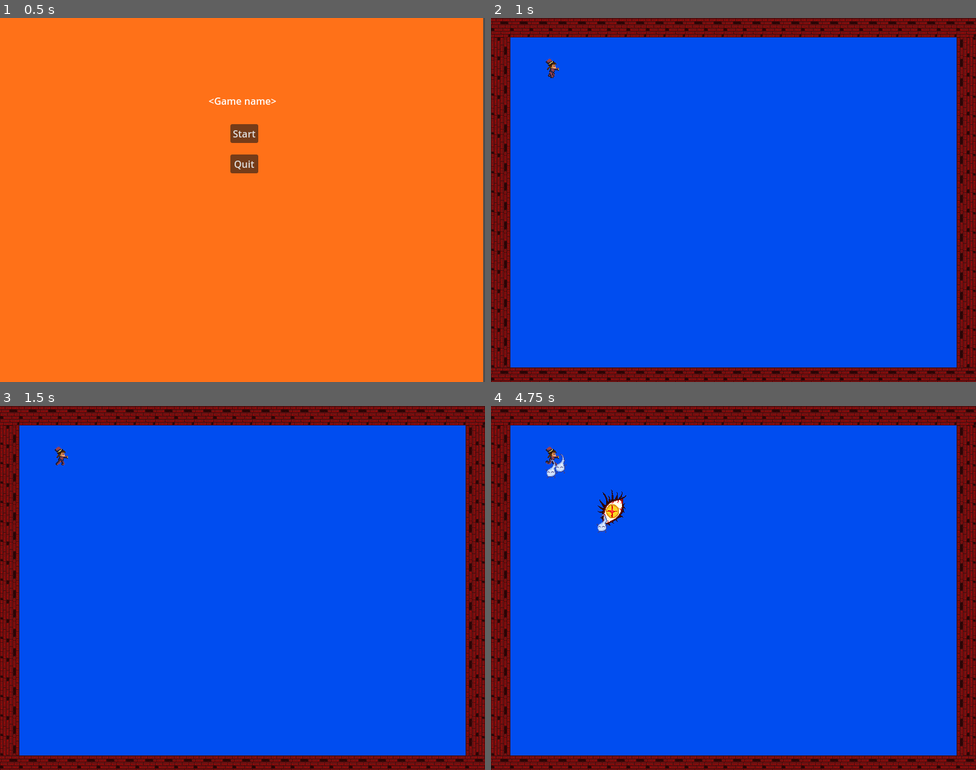
Above: before the commit, frames 1-4 (two rows, left to right).
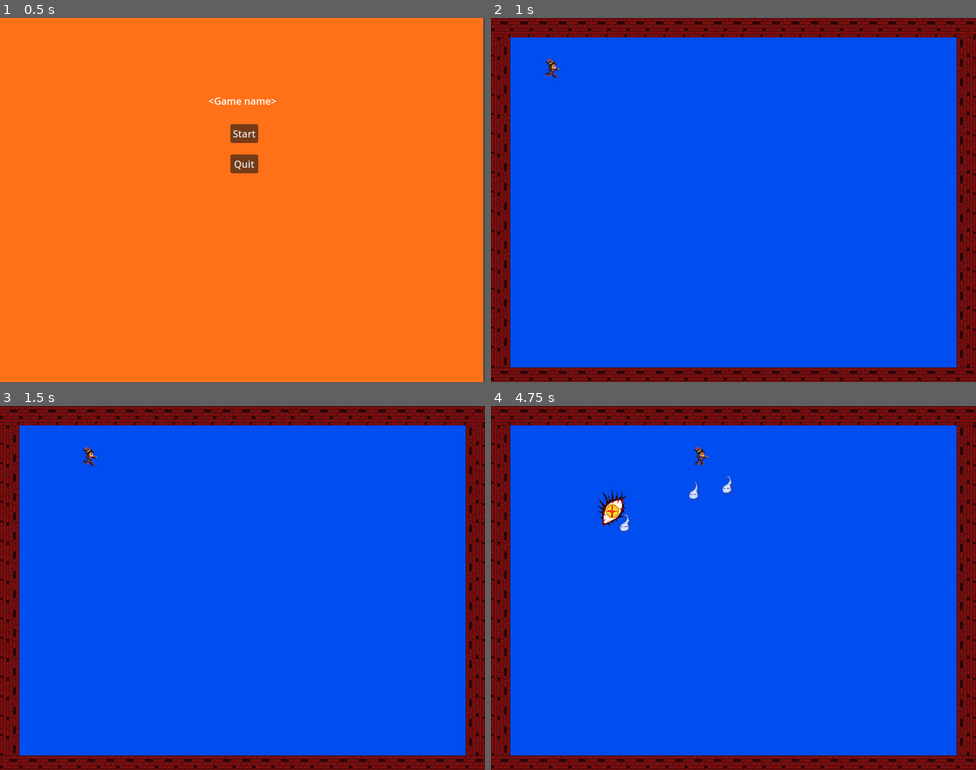
Above: after the commit, the same moments.

Repository: Atron1792/LimboLTD_CalgaryHacks2024
Game: Godot game, scene res://scenes/Menus/Main_menu.tscn
Two runs of this game, one before a commit and one after it. Both use one fixed random seed, a clock stepped at 60 frames per second and the inputs below. The engine's default icon, where the game draws it, is replaced by a stand-in: a white triangle on a blue panel in a dark square.
Inputs:
- Up to frame 1 (0.5 s): no input
- Up to frame 2 (1 s): click "Start" at 0.5 s
- Up to frame 3 (1.5 s): tap Enter (ui_accept) at 1.25 s; hold Right (ui_right) from 1.28 s (still down); hold Enter (ui_accept) from 1.28 s (still down)
- Up to frame 4 (4.75 s): release Right (ui_right) at 2.03 s; release Enter (ui_accept) at 2.03 s; hold Down (ui_down) 2.03-2.78 s; tap Enter (ui_accept) at 2.1, 2.27, 2.57, 3.6, 3.77, 4.07 s; hold Right (ui_right) 2.78-3.53 s; hold Enter (ui_accept) 2.78-3.53 s; hold Up (ui_up) 3.53-4.28 s; hold Left (ui_left) from 4.28 s (still down); hold Enter (ui_accept) from 4.28 s (still down)

Frame 1 is identical in both runs. In frame 2, less than 0.1% of the frame differs, in the area x 11-14%, y 11-17%; in frame 3, 0.1%; in frame 4, 0.5%, in the area x 11-50%, y 11-35%.
Error before the commit: Parse Error: Expected indented block after function declaration. (res://scripts/Player.gd:35)

Commit message:
animation

Diff:
--- a/Player/bullet.tscn
+++ b/Player/bullet.tscn
@@ -1,7 +1,12 @@
 [gd_scene format=3 uid="uid://bol4jt8c4qj75"]
 
 [node name="Bullet" type="RigidBody2D"]
-
-[node name="CollisionShape2D" type="CollisionShape2D" parent="."]
+collision_layer = 8
+collision_mask = 0
+gravity_scale = 0.0
 
 [node name="Sprite2D" type="Sprite2D" parent="."]
+
+[node name="Area2D" type="Area2D" parent="."]
+
+[node name="CollisionShape2D" type="CollisionShape2D" parent="Area2D"]
--- a/Player/player.tscn
+++ b/Player/player.tscn
@@ -6,6 +6,18 @@
 
 [sub_resource type="RectangleShape2D" id="RectangleShape2D_nw41x"]
 size = Vector2(13.3333, 30)
+
+[sub_resource type="AtlasTexture" id="AtlasTexture_b8xal"]
+atlas = ExtResource("3_rw5ik")
+region = Rect2(0, 0, 32, 32)
+
+[sub_resource type="AtlasTexture" id="AtlasTexture_xl23b"]
+atlas = ExtResource("3_rw5ik")
+region = Rect2(32, 0, 32, 32)
+
+[sub_resource type="AtlasTexture" id="AtlasTexture_u03vc"]
+atlas = ExtResource("3_rw5ik")
+region = Rect2(64, 0, 32, 32)
 
 [sub_resource type="AtlasTexture" id="AtlasTexture_migq7"]
 atlas = ExtResource("3_rw5ik")
@@ -23,6 +35,20 @@
 animations = [{
 "frames": [{
 "duration": 1.0,
+"texture": SubResource("AtlasTexture_b8xal")
+}, {
+"duration": 1.0,
+"texture": SubResource("AtlasTexture_xl23b")
+}, {
+"duration": 1.0,
+"texture": SubResource("AtlasTexture_u03vc")
+}],
+"loop": true,
+"name": &"walk_left",
+"speed": 5.0
+}, {
+"frames": [{
+"duration": 1.0,
 "texture": SubResource("AtlasTexture_migq7")
 }, {
 "duration": 1.0,
@@ -32,7 +58,7 @@
 "texture": SubResource("AtlasTexture_pgo27")
 }],
 "loop": true,
-"name": &"walk",
+"name": &"walk_right",
 "speed": 7.0
 }]
 
@@ -48,7 +74,6 @@
 [node name="Player" type="CharacterBody2D"]
 scale = Vector2(0.3, 0.3)
 script = ExtResource("1_k0jl5")
-speed = null
 
 [node name="CollisionShape2D" type="CollisionShape2D" parent="."]
 position = Vector2(0, -15)
@@ -63,10 +88,8 @@
 texture_filter = 1
 position = Vector2(0, -16.6667)
 sprite_frames = SubResource("SpriteFrames_j7o1f")
-animation = &"walk"
-autoplay = "walk"
-frame = 1
-frame_progress = 0.667692
+animation = &"walk_right"
+autoplay = "walk_right"
 
 [node name="AnimationPlayer" type="AnimationPlayer" parent="."]
 libraries = {
--- a/scenes/main_scene.tscn
+++ b/scenes/main_scene.tscn
@@ -46,6 +46,7 @@
 [node name="Player" parent="." instance=ExtResource("2_ckrwn")]
 position = Vector2(100, 100)
 scale = Vector2(1, 1)
+speed = 14000
 
 [node name="Enemy_controller" parent="." instance=ExtResource("3_o2ti3")]
 
--- a/scripts/Player.gd
+++ b/scripts/Player.gd
@@ -1,6 +1,12 @@
 extends CharacterBody2D
 
 @export var speed = 14000
+
+@onready var sprite = $AnimatedSprite2D
+
+var bullet_scene = load("res://Player/bullet.tscn")
+
+
 
 enum {
 	MOVE,
@@ -8,23 +14,34 @@
 	DIE
 }
 
+
+enum {
+	RIGHT,
+	UP,
+	LEFT,
+	DOWN
+}
+
 var state = MOVE
+var direction = RIGHT
 var shoot_timer = 0
 
 func get_input():
 	#var input_direction = Input.get_vector("ui_left", "ui_right", "ui_up", "ui_down").normalized()
 	return  Input.get_vector("ui_left", "ui_right", "ui_up", "ui_down").normalized()
 
-func _physics_process(_delta):
+func _physics_process(delta):
 
 	match state:
 		MOVE:
 			move_function(delta)
-
+		FROZEN:
+			frozen_function()
 
 
 func move_function(delta):
-	velocity = get_input() * speed * delta
+	var input_vector = get_input()
+	velocity = input_vector * speed * delta
 	move_and_slide()
 
 	shoot_timer -= delta
@@ -32,4 +49,39 @@
 	if Input.is_action_pressed("ui_accept") and shoot_timer < 0:
 		shoot_bullet()
 
+	#decide direction
+	#priority on left/right
+	#up/down is set first so it will be overwritten
+	#There is a better way of doing this
+	if(input_vector.y != 0 and input_vector.y < 0):
+		direction = UP
+	else:
+		direction = DOWN
+	#input_vector.y > 0 ? direction = UP : direction = DOWN
+	if(input_vector.x < 0):
+		direction = RIGHT
+	else:
+		direction = LEFT
+
+	#handle animations
+	animations_moving()
+
+func animations_moving():
+	match direction:
+		RIGHT:
+			pass
+		UP:
+			pass
+		LEFT:
+			pass
+		DOWN:
+			pass
+
+func frozen_function():
+	pass
+
 func shoot_bullet():
+	var bullet = bullet_scene.instantiate()
+	bullet.position = position
+
+	get_parent().add_child(bullet)
Not shown: 1 places in Player/player.tscn that only renumber resources
